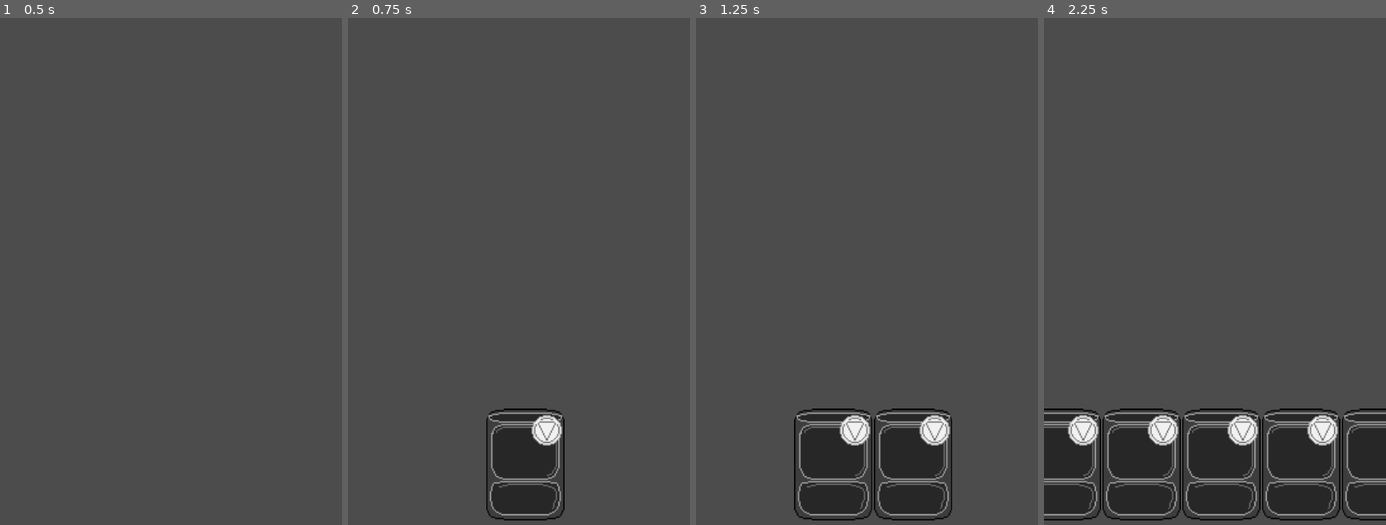
Above: before the commit, frames 1-4 (left to right).
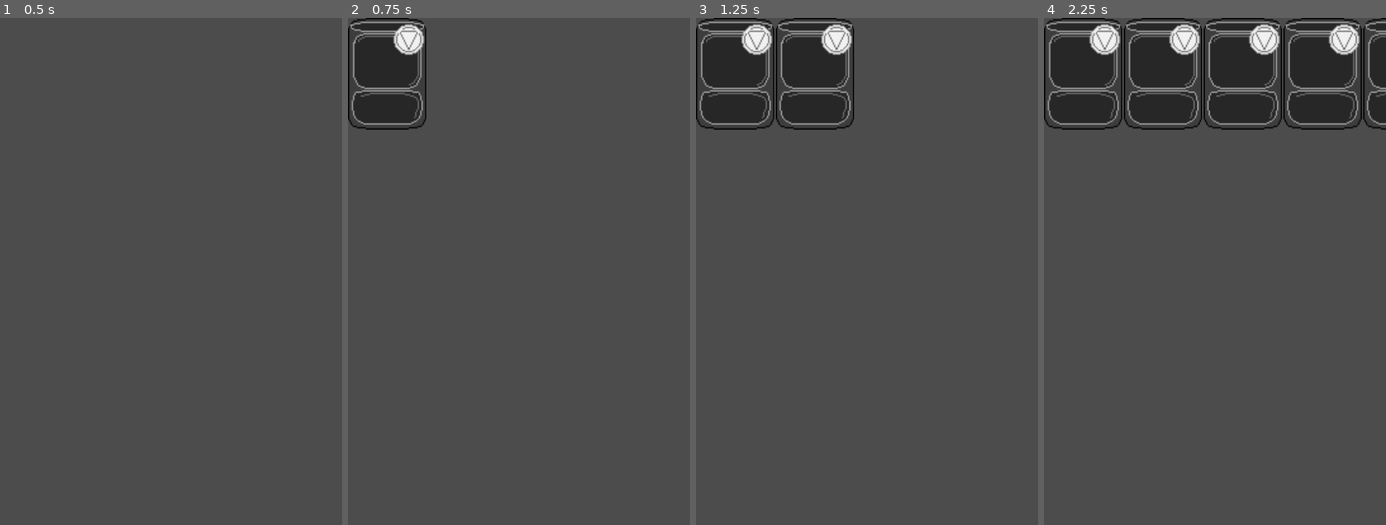
Above: after the commit, the same moments.

Repository: pusacaspica/gaMIAU
Game: Godot game, scene res://Scenes/UI_Test.tscn
The game is run twice, just before and just after one commit, with the same random seed, the same clock (stepped at 60 frames per second) and the same inputs.
Inputs:
- Up to frame 1 (0.5 s): no input
- Up to frame 2 (0.75 s): tap Enter (ui_accept) at 0.5 s
- Up to frame 3 (1.25 s): tap Enter (ui_accept) at 0.77 s
- Up to frame 4 (2.25 s): tap Enter (ui_accept) at 1.25, 1.52, 2 s

Frame 1 is identical in both runs. In frame 2, 7.8% of the frame differs, in the area x 0-64%, y 0-100%; in frame 3, 16%; in frame 4, 34%, in the area x 0-100%, y 0-100%.

Commit message:
Cria Cena de testes para sistema de alquimia

Diff:
--- /dev/null
+++ b/Scenes/Alchemy.gd
@@ -0,0 +1,21 @@
+extends Node
+
+onready var recipes : Dictionary = PotionsDB.Potions
+onready var cards : Dictionary = CardsDB.Cards
+
+var slots : Array
+var slots_amount = 4
+var occupied_slots = 0
+
+var inventory : Dictionary = {
+	"CardTest" : 4,
+	"CardTest2:" : 4
+}
+
+func add_to_slots(id):
+	if occupied_slots < slots_amount:
+		occupied_slots += 1
+		var current_card = cards[id]
+		slots.append(current_card)
+	else:
+		pass
--- /dev/null
+++ b/Scenes/Alchemy.tscn
@@ -0,0 +1,14 @@
+[gd_scene load_steps=2 format=2]
+
+[ext_resource path="res://Scenes/Alchemy.gd" type="Script" id=1]
+
+[node name="Alchemy" type="Node"]
+script = ExtResource( 1 )
+
+[node name="Button" type="Button" parent="."]
+margin_left = 195.678
+margin_top = 694.19
+margin_right = 255.678
+margin_bottom = 714.19
+rect_scale = Vector2( 12.2095, 11.5221 )
+text = "Mistura"
--- a/Scenes/UI_Test.tscn
+++ b/Scenes/UI_Test.tscn
@@ -8,9 +8,5 @@
 script = ExtResource( 1 )
 
 [node name="HBoxContainer" type="HBoxContainer" parent="."]
-margin_left = 540.0
-margin_top = 1232.0
-margin_right = 580.0
-margin_bottom = 1272.0
-grow_horizontal = 2
-alignment = 1
+margin_right = 40.0
+margin_bottom = 40.0
--- a/TextResources/Cards.json
+++ b/TextResources/Cards.json
@@ -9,7 +9,14 @@
     "CardTest" : {
         "Art" : "res://Assets/placeholders/card.png",
         "Flavour" : "Example Flavor Text",
-        "Title" : "Card Name",
-        "Type" : "ExampleType"
+        "Title" : "Test",
+        "Type" : "1"
+    },
+
+    "CardTest2" : {
+        "Art" : "res://Assets/placeholders/card.png",
+        "Flavour" : "Example Flavor Text",
+        "Title" : "Test2",
+        "Type" : "2"
     }
 }
--- a/TextResources/Potions.json
+++ b/TextResources/Potions.json
@@ -11,5 +11,12 @@
         "Name" : "Luck Potion",
         "Color" : "Yellow",
         "Ingredients" : ["Earth", "Water"]
+    },
+
+    "test_potion" :
+    {
+        "Name" : "Test Potion",
+        "Color" : "Grey",
+        "Ingredients" : ["1", "2"]
     }
 }
--- a/project.godot
+++ b/project.godot
@@ -23,14 +23,15 @@
 
 CardsDB="*res://Scenes/CardsDB.gd"
 Config="*res://Config.gd"
+PotionsDB="*res://Scenes/PotionsDB.gd"
 
 [display]
 
 window/size/width=1080
 window/size/height=1920
-window/size/test_width=540
-window/size/test_height=960
-window/stretch/mode="2d"
+window/size/test_width=216
+window/size/test_height=384
+window/stretch/mode="viewport"
 window/stretch/aspect="keep"
 
 [rendering]
